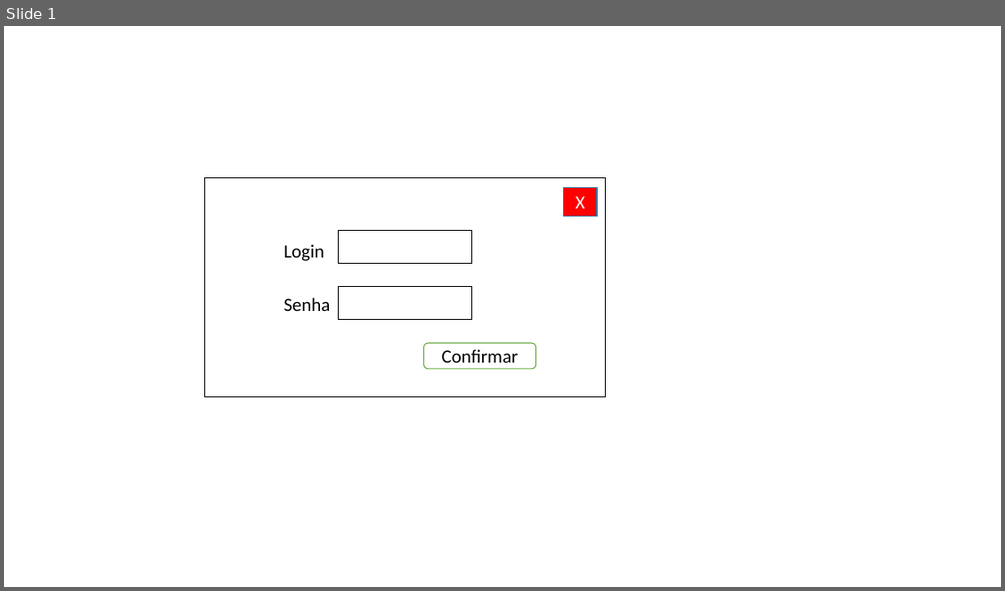
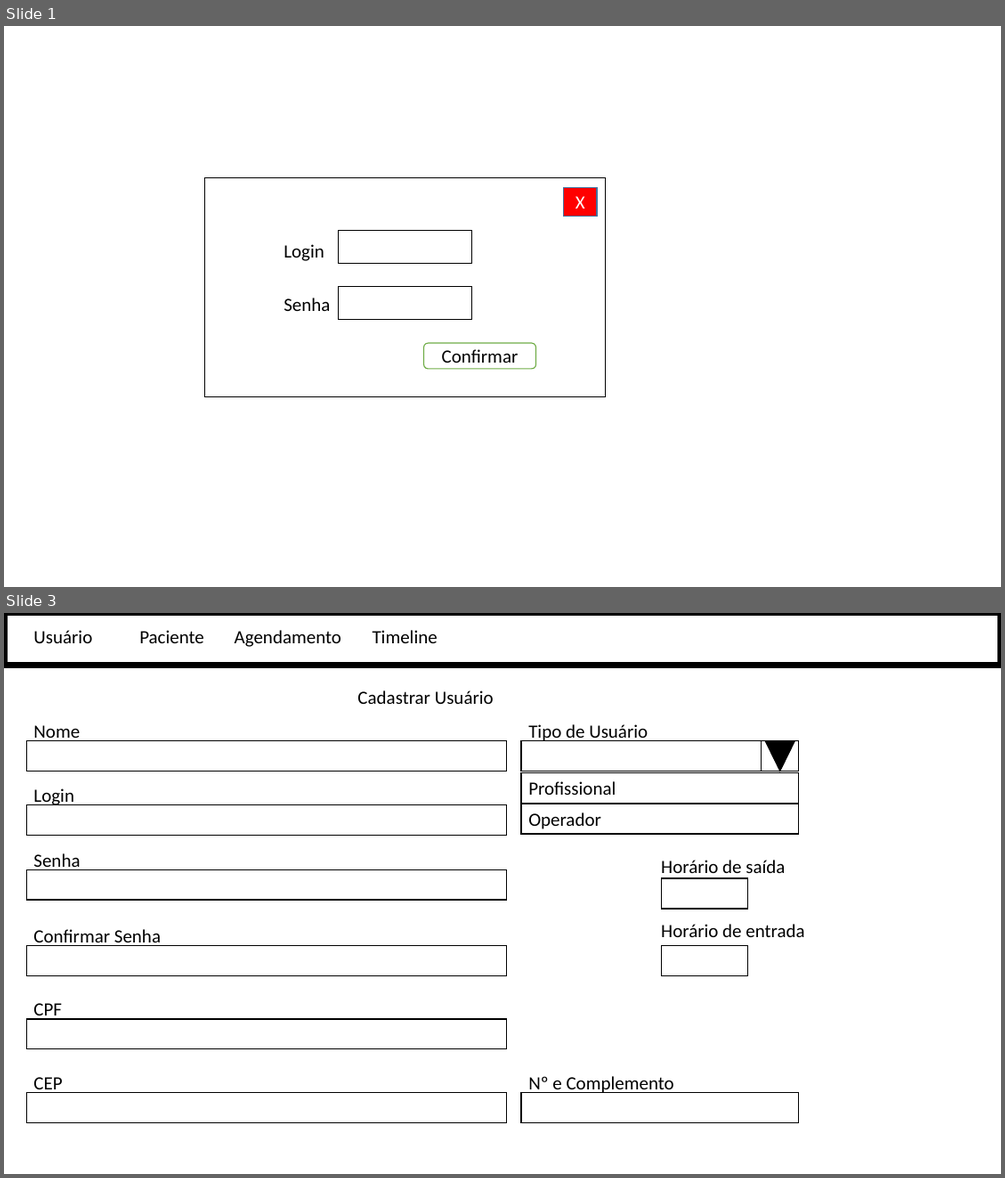
Before and after one commit to PedroHda/projetos1, a slide deck: telas.pptx. Shown one above the other, each under a label of ours: slide 1 before the commit, slides 1 and 3 after it; the slides between them are not shown. The pictures are 1005x591 and 1005x1178 pixels, drawn with LibreOffice and Linux fonts; fonts in the diff are those of the drawing. Boxes give left, top, right and bottom in pixels: in the first picture for what was removed or moved away, otherwise in the second. Text is boxed around its words. In the diff, an @@ line names an element or a change of style, - is before the commit and + after.

```diff
--- a/telas.pptx
+++ b/telas.pptx
@@ slide 3 added at box(4, 613, 1001, 1174), background #FFFFFF @@
@@ rectangle added at box(4, 613, 1001, 666), fill #FFFFFF, outline #000000 6 pt @@
@@ text added at box(33, 630, 92, 643), 18 pt, text #000000 @@
+Usuário
@@ text added at box(139, 630, 204, 643), 18 pt, text #000000 @@
+Paciente
@@ text added at box(235, 630, 341, 647), 18 pt, text #000000 @@
+Agendamento
@@ text added at box(372, 630, 437, 643), 18 pt, text #000000 @@
+Timeline
@@ text added at box(357, 690, 494, 704), 18 pt, text #000000 @@
+Cadastrar Usuário
@@ rectangle added at box(26, 741, 507, 771), fill #FFFFFF, outline #000000 1 pt @@
@@ text added at box(33, 725, 80, 741), 18 pt, text #000000 @@
+Nome
@@ rectangle added at box(521, 741, 799, 771), fill #FFFFFF, outline #000000 1 pt @@
@@ text added at box(528, 724, 647, 741), 18 pt, text #000000 @@
+Tipo de Usuário
@@ rectangle added at box(761, 741, 799, 771), fill #FFFFFF, outline #000000 1 pt @@
@@ triangle added at box(766, 742, 795, 771), fill #000000, outline #000000 1 pt @@
@@ text added at box(33, 788, 74, 805), 18 pt, text #000000 @@
+Login
@@ rectangle added at box(521, 773, 799, 803), fill #FFFFFF, outline #000000 1 pt, 18 pt, text #000000 @@
+Profissional
@@ rectangle added at box(26, 805, 507, 835), fill #FFFFFF, outline #000000 1 pt @@
@@ rectangle added at box(521, 803, 799, 834), fill #FFFFFF, outline #000000 1 pt, 18 pt, text #000000 @@
+Operador
@@ rectangle added at box(26, 869, 507, 900), fill #FFFFFF, outline #000000 1 pt @@
@@ text added at box(33, 853, 80, 870), 18 pt, text #000000 @@
+Senha
@@ text added at box(661, 860, 785, 879), 18 pt, text #000000 @@
+Horário de saída
@@ rectangle added at box(662, 878, 747, 908), fill #FFFFFF, outline #000000 1 pt @@
@@ text added at box(33, 929, 161, 946), 18 pt, text #000000 @@
+Confirmar Senha
@@ text added at box(661, 924, 804, 937), 18 pt, text #000000 @@
+Horário de entrada
@@ rectangle added at box(26, 946, 507, 976), fill #FFFFFF, outline #000000 1 pt @@
@@ rectangle added at box(662, 946, 747, 976), fill #FFFFFF, outline #000000 1 pt @@
@@ text added at box(33, 1003, 62, 1020), 18 pt, text #000000 @@
+CPF
@@ rectangle added at box(26, 1019, 507, 1049), fill #FFFFFF, outline #000000 1 pt @@
@@ rectangle added at box(26, 1093, 507, 1122), fill #FFFFFF, outline #000000 1 pt @@
@@ text added at box(33, 1077, 62, 1093), 18 pt, text #000000 @@
+CEP
@@ rectangle added at box(521, 1093, 799, 1122), fill #FFFFFF, outline #000000 1 pt @@
@@ text added at box(528, 1076, 674, 1093), 18 pt, text #000000 @@
+Nº e Complemento
```
Also in this commit, not shown: 1 slide changed, 5 other slides added.
